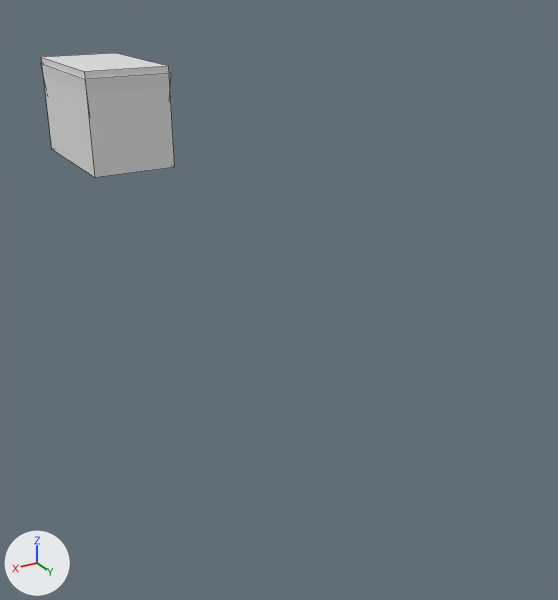
Two versions of the Blender file assets/enemt.blend, one commit apart.
One viewpoint serves both versions: a camera (50 mm lens) standing at (77.9, 226.0, 53.1) and looking at (-11.0, 77.8, -21.0). Every picture has the same lights, and +X, +Y and +Z are marked at lower left. Mesh edges are drawn as thin lines. Materials are left out; every surface is plain grey.
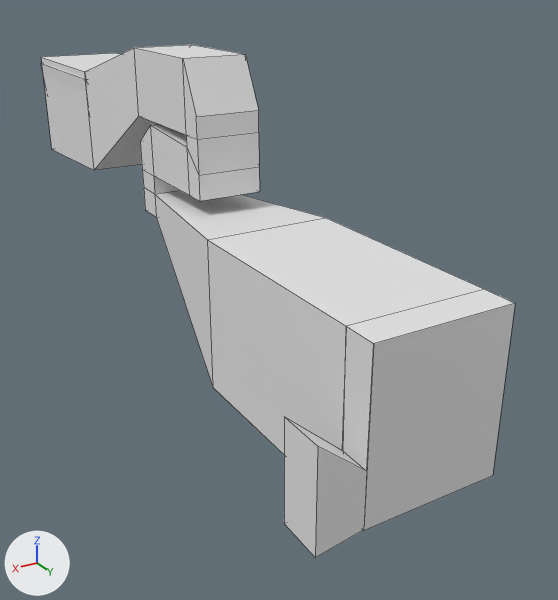
What differs and where, as boxes [x1, y1, x2, y2] in the pictures (558 x 600 px):
'Plane', reshaped (252% wider, 311% taller)
    before: [41, 53, 175, 177]
    after: [41, 45, 515, 558]
part 1 of me_plane_001, built on
    before: [55, 66, 175, 177]
    after: [55, 45, 515, 558]

What the commit changed:
me_plane_001 is used by ob_plane; location (0.0, 0.0, 0.0); scale (9.4, 9.4, 9.4).
me_plane_001 had 16 vertices, 12 faces and spanned x -1.48..1.21, y -3.37..1.37, z -0.22..2.9.
me_plane_001 now has 78 vertices, 75 faces and spans x -1.69..2.52, y -3.37..15.62, z -3.42..3.76.
Part 1, on me_plane_001:
2 vertices are removed from x -1.45..1.18, y 1.31, z -0.22.
6 faces are deleted.
40 vertices are added at x -1.69..2.52, y 1.0..15.62, z -3.42..3.76.
18 new vertices lie (1.63, 0.0, 0.0) away from vertices in x -0.95, y 4.04..7.71, z -0.62..3.76.
6 new vertices lie (3.11, 0.0, 0.0) away from vertices in x -1.69, y 9.57..15.48, z -3.42..0.24.
69 new faces join them.
